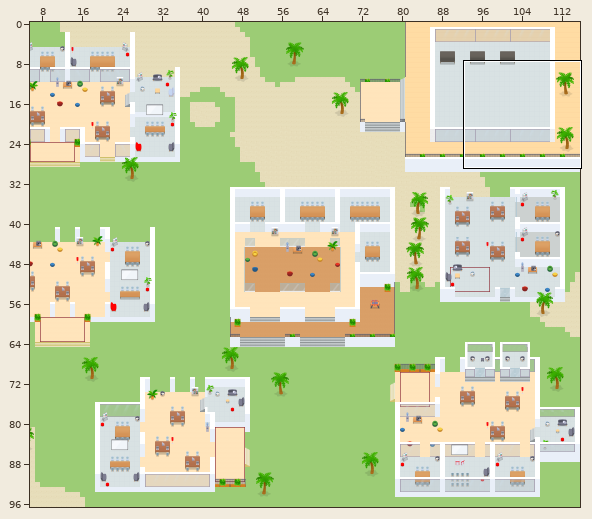
Tiled map (JSON) -- wa-allianz-OM.tmj. The first picture is a wide view before the edit; the outline marks the close-up.
Close-up. The starting point:
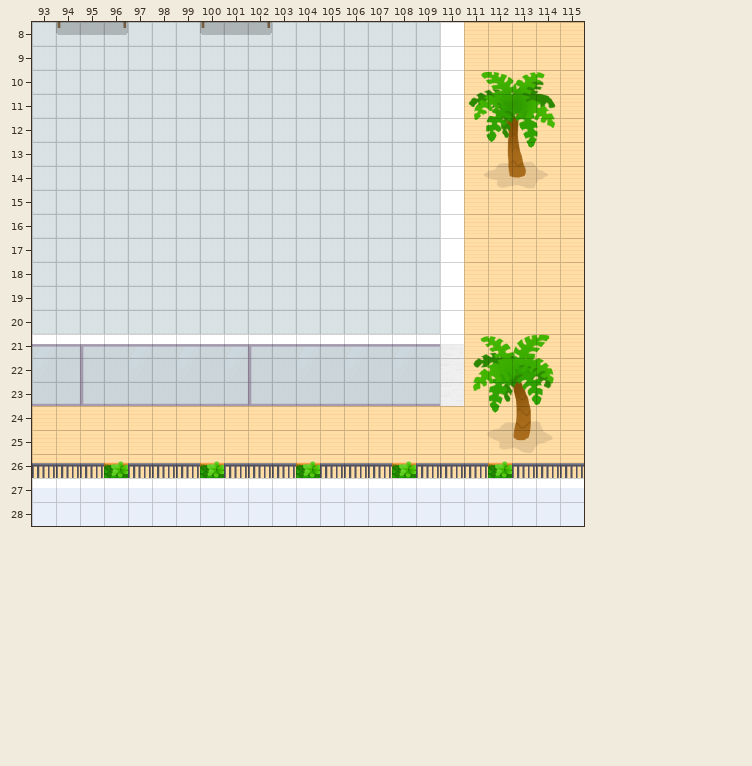
Cells are 32x32 px. Shown: x 93..115, y 8..28. The commit also changed other parts of the map, which this record leaves out.
The result:
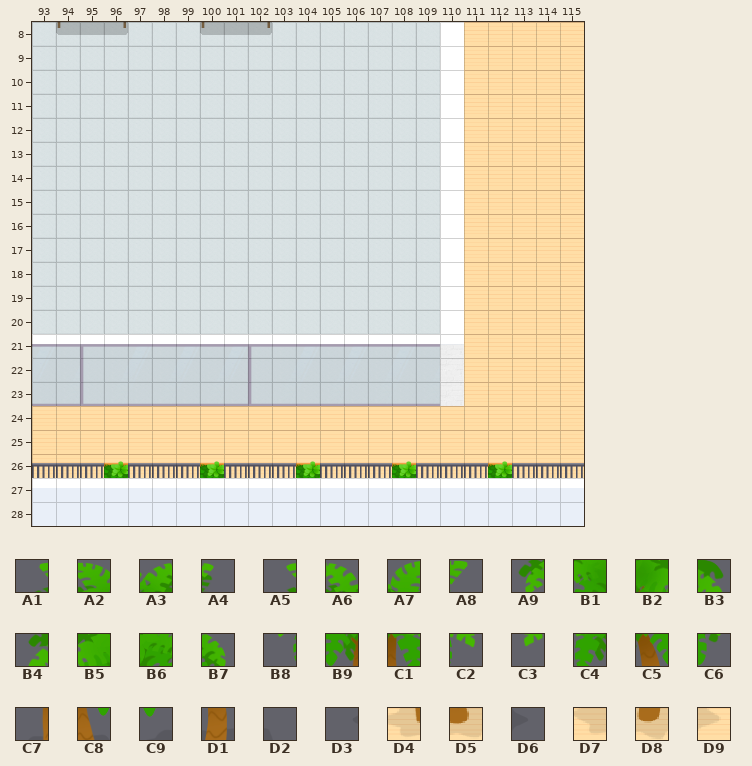
Key: from "Flat_Office": A1 2149, A2 2150, A3 2151, A4 2152, A5 2153, A6 2154, A7 2155, A8 2156, A9 2213, B1 2214, B2 2215, B3 2216, B4 2217, B5 2218, B6 2219, B7 2220, B8 2277, B9 2278, C1 2279, C2 2280, C3 2281, C4 2282, C5 2283, C6 2284, C7 2342, C8 2343, C9 2346, D1 2347, D2 2348, D3 2405, D4 2406, D5 2407, D6 2408, D7 2410, D8 2411, D9 2412.
__ is an empty cell.
See-through tiles are keyed as they look on the map.
From old to new:
Layer "furniture/furniture1":
The author cleared tile A1 in row 10 at x 111.
The author cleared tile A2 in row 10 at x 112.
The author cleared tile A3 in row 10 at x 113.
The author cleared tile A4 in row 10 at x 114.
The author cleared tile A5 in row 21 at x 111.
The author cleared tile A6 in row 21 at x 112.
The author cleared tile A7 in row 21 at x 113.
The author cleared tile A8 in row 21 at x 114.
The author cleared tile A9 in row 11 at x 111.
The author cleared tile B1 in row 11 at x 112.
The author cleared tile B2 in row 11 at x 113.
The author cleared tile B3 in row 11 at x 114.
The author cleared tile B4 in row 22 at x 111.
The author cleared tile B5 in row 22 at x 112.
The author cleared tile B6 in row 22 at x 113.
The author cleared tile B7 in row 22 at x 114.
The author cleared tile B8 in row 12 at x 111.
The author cleared tile B9 in row 12 at x 112.
The author cleared tile C1 in row 12 at x 113.
The author cleared tile C2 in row 12 at x 114.
The author cleared tile C3 in row 23 at x 111.
The author cleared tile C4 in row 23 at x 112.
The author cleared tile C5 in row 23 at x 113.
The author cleared tile C6 in row 23 at x 114.
The author cleared tile C7 in row 13 at x 112.
The author cleared tile C8 in row 13 at x 113.
The author cleared tile C9 in row 24 at x 112.
The author cleared tile D1 in row 24 at x 113.
The author cleared tile D2 in row 24 at x 114.
The author cleared tile D3 in row 14 at x 111.
The author cleared tile D4 in row 14 at x 112.
The author cleared tile D5 in row 14 at x 113.
The author cleared tile D6 in row 14 at x 114.
The author cleared tile D7 in row 25 at x 112.
The author cleared tile D8 in row 25 at x 113.
The author cleared tile D9 in row 25 at x 114.
Boxes around the changes in both close-ups, in picture pixels (x1, y1, x2, y2):
removed: (468, 71, 556, 188)
removed: (473, 334, 554, 453)
